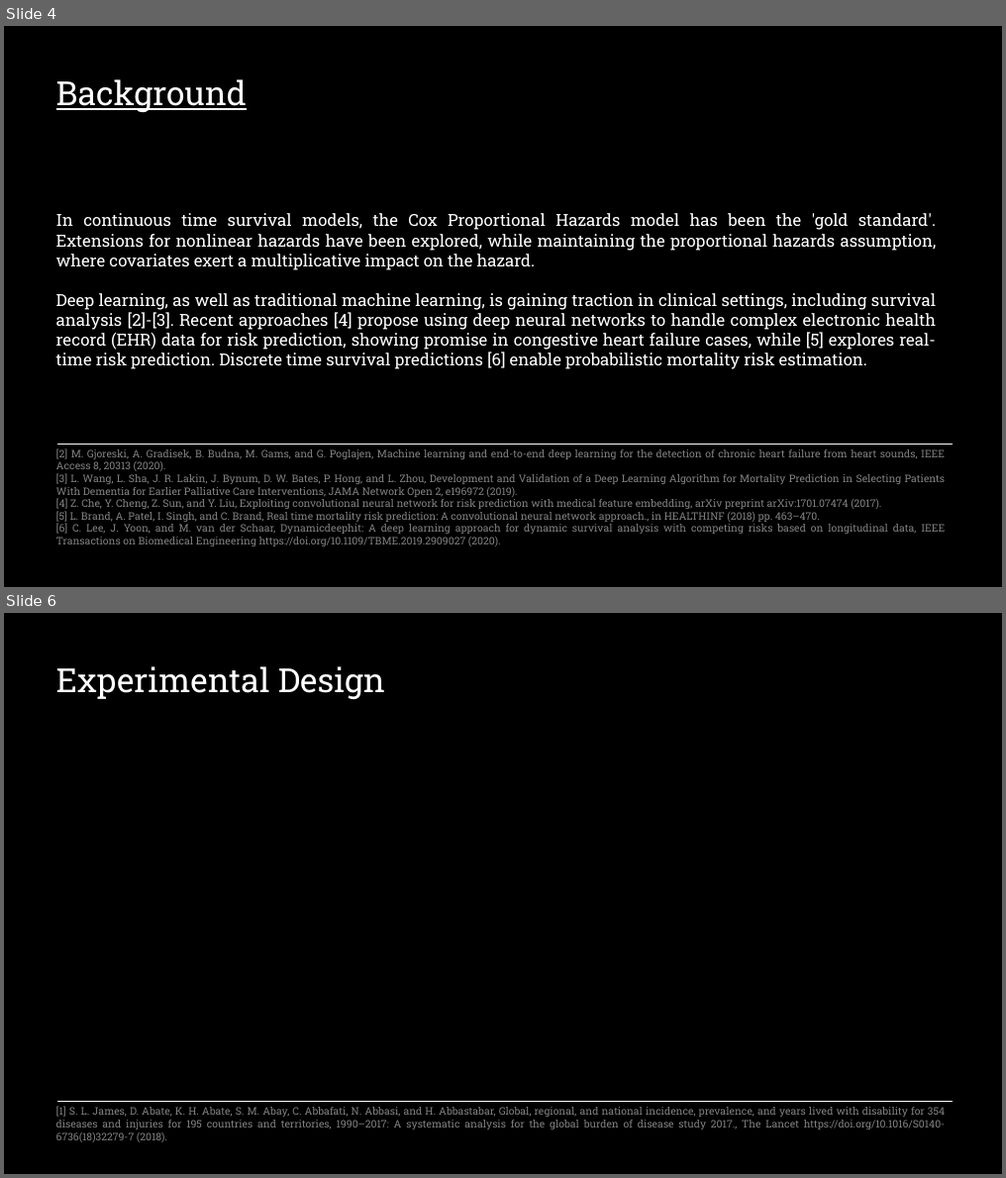
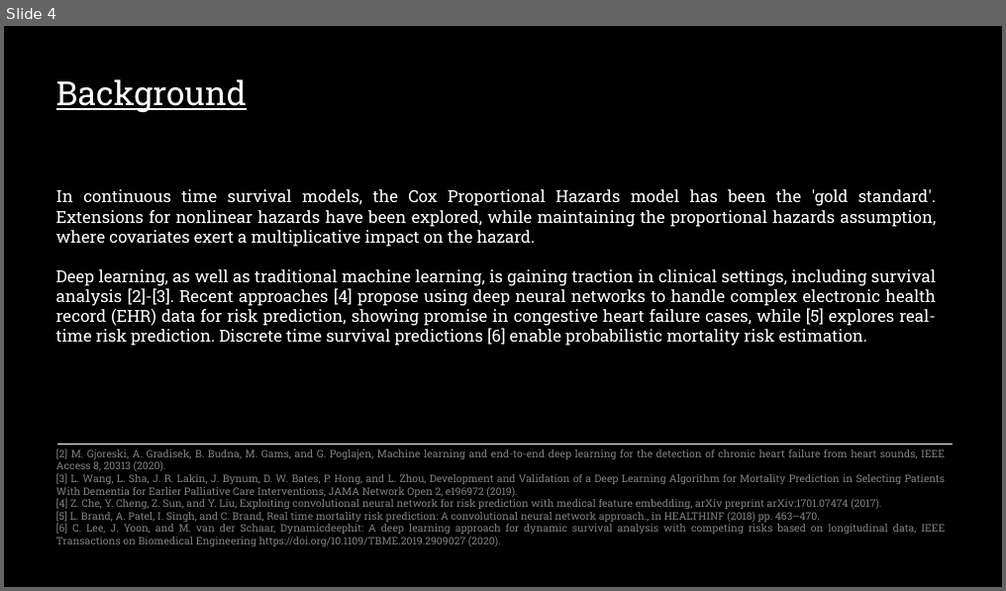
Before and after one commit to sourasen1011/UoE_Research_Project_2023, a slide deck: presentations/powerpoint_presentation/my_presentation.pptx. Shown one above the other, each under a label of ours: slides 4 and 6 before the commit, slide 4 after it; the slides between them are not shown. The pictures are 1006x1178 and 1006x591 pixels, drawn with LibreOffice and Linux fonts; fonts in the diff are those of the drawing. Boxes give left, top, right and bottom in pixels: in the first picture for what was removed or moved away, otherwise in the second. Text is boxed around its words. In the diff, an @@ line names an element or a change of style, - is before the commit and + after.

```diff
--- a/presentations/powerpoint_presentation/my_presentation.pptx
+++ b/presentations/powerpoint_presentation/my_presentation.pptx
@@ slide 6 removed at bbox=[4, 613, 1002, 1174], background #FFFFFF @@
@@ rectangle removed at bbox=[4, 613, 1002, 1174] @@
@@ text removed at bbox=[56, 666, 385, 699] @@
-Experimental Design
@@ text removed at bbox=[56, 1106, 944, 1143] @@
-[1] S. L. James, D. Abate, K. H. Abate, S. M. Abay, C. Abbafati, N. Abbasi, and H. Abbastabar, Global, regional, and national incidence, prevalence, and years lived with disability for 354 diseases and injuries for 195 countries and territories, 1990–2017: A systematic analysis for the global burden of disease study 2017., The Lancet https://doi.org/10.1016/S0140-6736(18)32279-7 (2018).
@@ line removed from (57, 1102) to (952, 1102) @@
@@ slide 4 changed as well @@
@@ background #FFFFFF to #000000 @@
@@ rectangle removed at bbox=[4, 26, 1002, 587] @@
@@ text "In continuous time survival models, ...": place and size @@
-text "In continuous time survival models, ..." at bbox=[56, 213, 937, 370]
+text "In continuous time survival models, ..." at bbox=[56, 189, 937, 346]
```
Also in this commit, not shown: 6 other slides changed, 7 slides added, 1 other slide removed, 4 other files.
